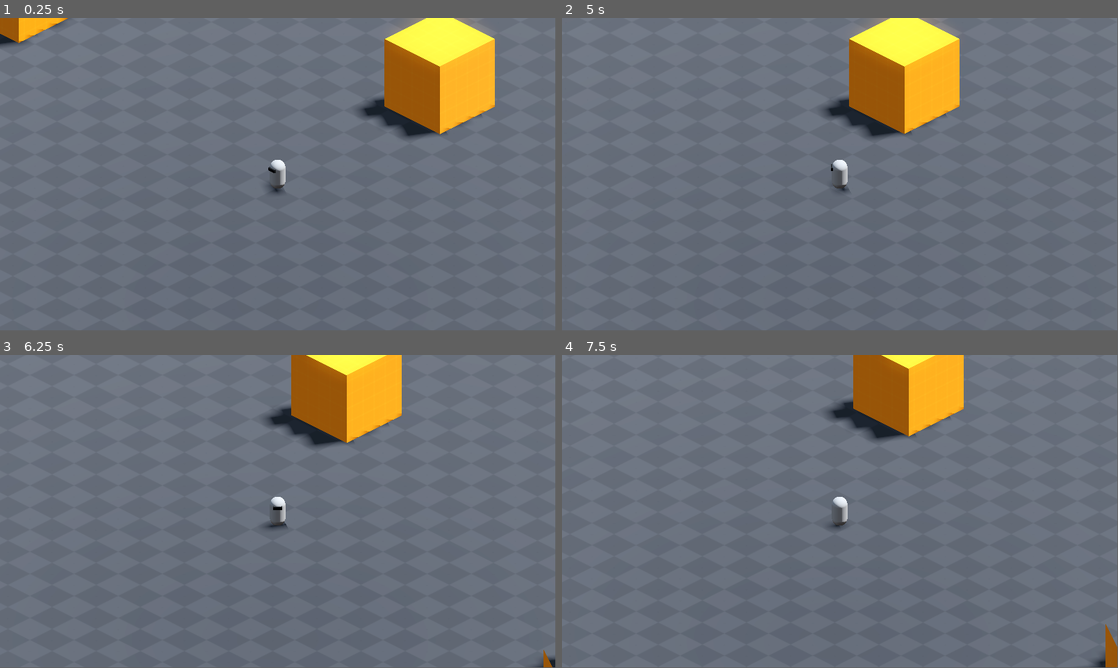
Above: before the commit, frames 1-4 (two rows, left to right).
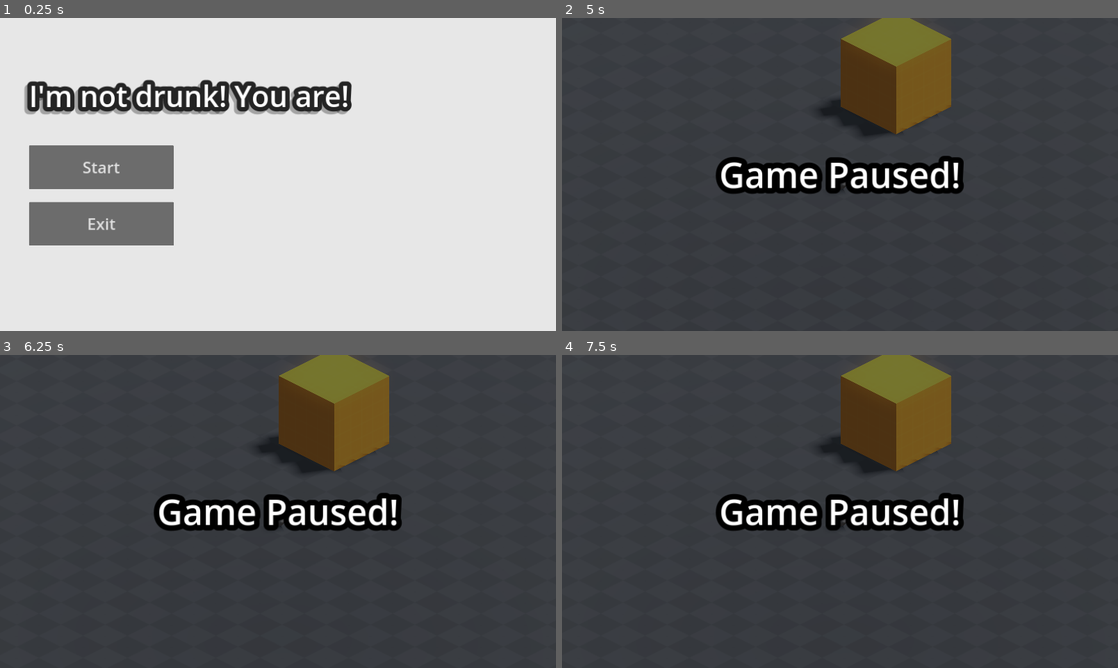
Above: after the commit, the same moments.

Repository: YordanosZt/brackeys-game-jam
Game: Godot game, scene res://UI/main_menu.tscn
The game is run twice, just before and just after one commit, with the same random seed, the same clock (stepped at 60 frames per second) and the same inputs. Before the commit the project starts from res://Scenes/world.tscn.
Inputs (mouse positions are in pixels of both pictures, inside the frame that each line leads up to):
- Up to frame 1 (0.25 s): no input
- Up to frame 2 (5 s): click (662, 168) at 0.5 s, where only the run after the commit has a clickable "Start"; tap Enter at 1.25, 4.25 s; move the mouse to (962, 158) at 1.27 s; hold D (right) 1.28-2 s; tap Backspace at 1.35 s; click (962, 158) at 1.42 s; drag from (728, 190) to (812, 237) at 2.02 s; tap Space at 2.75 s; move the mouse to (895, 105) at 2.77 s; hold D (right) 2.78-3.5 s; tap F at 2.85 s; drag from (812, 237) to (673, 127) at 3.52 s; move the mouse to (1006, 221) at 4.27 s; hold A (left) from 4.28 s (still down); tap Z at 4.35 s; tap Escape (pause) at 4.9 s
- Up to frame 3 (6.25 s): release A (left) at 5 s; drag from (111, 464) to (194, 433) at 5.02 s; tap Space at 5.75 s; move the mouse to (305, 511) at 5.77 s; hold S (down) from 5.78 s (still down); tap Delete at 5.85 s; click (305, 511) at 5.92 s
- Up to frame 4 (7.5 s): release S (down) at 6.5 s; drag from (756, 433) to (728, 527) at 6.52 s; tap Enter at 7.25, 7.35 s; move the mouse to (962, 495) at 7.27 s; hold W (up) from 7.28 s (still down)
In our replay, the window is 799x449 before the commit and 800x450 after it. These sizes can differ from the game's own. Grey fills any space a smaller window leaves; there, only what the larger window draws over its background counts as a difference.

The runs differ from the first frame. In frame 1, 92% of the frame differs, in the area x 0-100%, y 0-100%; in frame 2, 99%; in frame 3, 99%; in frame 4, 99%.

Commit message:
Add main and pause menu

Diff:
--- /dev/null
+++ b/Scenes/level.gd
@@ -0,0 +1,10 @@
+extends Node3D
+
+@onready var pause_menu: PanelContainer = %PauseMenu
+var is_paused: bool = false
+
+func _process(delta: float) -> void:
+	if Input.is_action_just_pressed("pause"):
+		is_paused = !is_paused
+		Engine.time_scale = 0 if is_paused else 1
+		pause_menu.visible = is_paused
--- a/Scenes/world.tscn
+++ b/Scenes/world.tscn
@@ -1,5 +1,6 @@
-[gd_scene load_steps=11 format=3 uid="uid://depptuwko0flo"]
-
+[gd_scene load_steps=15 format=3 uid="uid://depptuwko0flo"]
+
+[ext_resource type="Script" path="res://Scenes/level.gd" id="1_118dv"]
 [ext_resource type="Texture2D" uid="uid://ck5ilcyatnqww" path="res://Assets/Textures/Prototype/Dark/texture_09.png" id="1_vxdwd"]
 [ext_resource type="PackedScene" uid="uid://lucm30hvu5ua" path="res://Entities/Player/player.tscn" id="2_awfes"]
 [ext_resource type="Texture2D" uid="uid://yaffm40y2efa" path="res://Assets/Textures/Prototype/Orange/texture_06.png" id="3_lmven"]
@@ -32,7 +33,69 @@
 [sub_resource type="BoxShape3D" id="BoxShape3D_xmfgn"]
 size = Vector3(5, 5, 5)
 
+[sub_resource type="Animation" id="Animation_23mlw"]
+resource_name = "fadeout"
+length = 0.5
+tracks/0/type = "value"
+tracks/0/imported = false
+tracks/0/enabled = true
+tracks/0/path = NodePath("fadeout:visible")
+tracks/0/interp = 1
+tracks/0/loop_wrap = true
+tracks/0/keys = {
+"times": PackedFloat32Array(0, 0.5),
+"transitions": PackedFloat32Array(1, 1),
+"update": 1,
+"values": [true, false]
+}
+tracks/1/type = "value"
+tracks/1/imported = false
+tracks/1/enabled = true
+tracks/1/path = NodePath("fadeout:color")
+tracks/1/interp = 1
+tracks/1/loop_wrap = true
+tracks/1/keys = {
+"times": PackedFloat32Array(0, 0.5),
+"transitions": PackedFloat32Array(1, 1),
+"update": 0,
+"values": [Color(0.0705882, 0.0705882, 0.0705882, 1), Color(0.0705882, 0.0705882, 0.0705882, 0)]
+}
+
+[sub_resource type="Animation" id="Animation_p6wty"]
+length = 0.001
+tracks/0/type = "value"
+tracks/0/imported = false
+tracks/0/enabled = true
+tracks/0/path = NodePath("fadeout:visible")
+tracks/0/interp = 1
+tracks/0/loop_wrap = true
+tracks/0/keys = {
+"times": PackedFloat32Array(0),
+"transitions": PackedFloat32Array(1),
+"update": 1,
+"values": [false]
+}
+tracks/1/type = "value"
+tracks/1/imported = false
+tracks/1/enabled = true
+tracks/1/path = NodePath("fadeout:color")
+tracks/1/interp = 1
+tracks/1/loop_wrap = true
+tracks/1/keys = {
+"times": PackedFloat32Array(0),
+"transitions": PackedFloat32Array(1),
+"update": 0,
+"values": [Color(0.0705882, 0.0705882, 0.0705882, 0)]
+}
+
+[sub_resource type="AnimationLibrary" id="AnimationLibrary_uiyf0"]
+_data = {
+"RESET": SubResource("Animation_p6wty"),
+"fadeout": SubResource("Animation_23mlw")
+}
+
 [node name="World" type="Node3D"]
+script = ExtResource("1_118dv")
 
 [node name="WorldEnvironment" type="WorldEnvironment" parent="."]
 environment = SubResource("Environment_8tll8")
@@ -104,3 +167,40 @@
 
 [node name="CollisionShape3D" type="CollisionShape3D" parent="Env/Block5/StaticBody3D"]
 shape = SubResource("BoxShape3D_xmfgn")
+
+[node name="HUD" type="CanvasLayer" parent="."]
+
+[node name="fadeout" type="ColorRect" parent="HUD"]
+visible = false
+anchors_preset = 15
+anchor_right = 1.0
+anchor_bottom = 1.0
+grow_horizontal = 2
+grow_vertical = 2
+color = Color(0.0705882, 0.0705882, 0.0705882, 0)
+
+[node name="CanvasAnimationPlayer" type="AnimationPlayer" parent="HUD"]
+unique_name_in_owner = true
+libraries = {
+"": SubResource("AnimationLibrary_uiyf0")
+}
+autoplay = "fadeout"
+
+[node name="PauseMenu" type="PanelContainer" parent="HUD"]
+unique_name_in_owner = true
+visible = false
+anchors_preset = 15
+anchor_right = 1.0
+anchor_bottom = 1.0
+grow_horizontal = 2
+grow_vertical = 2
+
+[node name="CenterContainer" type="CenterContainer" parent="HUD/PauseMenu"]
+layout_mode = 2
+
+[node name="Title" type="Label" parent="HUD/PauseMenu/CenterContainer"]
+layout_mode = 2
+theme_override_colors/font_outline_color = Color(0, 0, 0, 1)
+theme_override_constants/outline_size = 75
+theme_override_font_sizes/font_size = 121
+text = "Game Paused!"
--- /dev/null
+++ b/UI/main_menu.gd
@@ -0,0 +1,18 @@
+extends CanvasLayer
+
+@export var first_scene: PackedScene
+
+@onready var animation_player: AnimationPlayer = %AnimationPlayer
+
+func change_scene() -> void:
+	get_tree().change_scene_to_packed(first_scene)
+
+func _on_start_btn_pressed() -> void:
+	if first_scene:
+		animation_player.play("fadein")
+	else:
+		print("First scene was not assigned!")
+
+
+func _on_exit_btn_pressed() -> void:
+	get_tree().quit()
--- /dev/null
+++ b/UI/main_menu.tscn
@@ -0,0 +1,152 @@
+[gd_scene load_steps=6 format=3 uid="uid://g2csqisbtle1"]
+
+[ext_resource type="Script" path="res://UI/main_menu.gd" id="1_vcljt"]
+[ext_resource type="PackedScene" uid="uid://depptuwko0flo" path="res://Scenes/world.tscn" id="2_3xlyu"]
+
+[sub_resource type="Animation" id="Animation_5l2x7"]
+resource_name = "fadein"
+length = 0.5
+tracks/0/type = "value"
+tracks/0/imported = false
+tracks/0/enabled = true
+tracks/0/path = NodePath("FadeIn:color")
+tracks/0/interp = 1
+tracks/0/loop_wrap = true
+tracks/0/keys = {
+"times": PackedFloat32Array(0, 0.5),
+"transitions": PackedFloat32Array(1, 1),
+"update": 0,
+"values": [Color(0.0705882, 0.0705882, 0.0705882, 0), Color(0.0705882, 0.0705882, 0.0705882, 1)]
+}
+tracks/1/type = "method"
+tracks/1/imported = false
+tracks/1/enabled = true
+tracks/1/path = NodePath(".")
+tracks/1/interp = 1
+tracks/1/loop_wrap = true
+tracks/1/keys = {
+"times": PackedFloat32Array(0.5, 1),
+"transitions": PackedFloat32Array(1, 1),
+"values": [{
+"args": [],
+"method": &"change_scene"
+}, {
+"args": [],
+"method": &"change_scene"
+}]
+}
+tracks/2/type = "value"
+tracks/2/imported = false
+tracks/2/enabled = true
+tracks/2/path = NodePath("FadeIn:visible")
+tracks/2/interp = 1
+tracks/2/loop_wrap = true
+tracks/2/keys = {
+"times": PackedFloat32Array(0),
+"transitions": PackedFloat32Array(1),
+"update": 1,
+"values": [true]
+}
+
+[sub_resource type="Animation" id="Animation_b1mfb"]
+length = 0.001
+tracks/0/type = "value"
+tracks/0/imported = false
+tracks/0/enabled = true
+tracks/0/path = NodePath("FadeIn:color")
+tracks/0/interp = 1
+tracks/0/loop_wrap = true
+tracks/0/keys = {
+"times": PackedFloat32Array(0),
+"transitions": PackedFloat32Array(1),
+"update": 0,
+"values": [Color(0.0705882, 0.0705882, 0.0705882, 0)]
+}
+tracks/1/type = "value"
+tracks/1/imported = false
+tracks/1/enabled = true
+tracks/1/path = NodePath("FadeIn:visible")
+tracks/1/interp = 1
+tracks/1/loop_wrap = true
+tracks/1/keys = {
+"times": PackedFloat32Array(0),
+"transitions": PackedFloat32Array(1),
+"update": 1,
+"values": [false]
+}
+
+[sub_resource type="AnimationLibrary" id="AnimationLibrary_q6e64"]
+_data = {
+"RESET": SubResource("Animation_b1mfb"),
+"fadein": SubResource("Animation_5l2x7")
+}
+
+[node name="MainMenu" type="CanvasLayer"]
+script = ExtResource("1_vcljt")
+first_scene = ExtResource("2_3xlyu")
+
+[node name="BackgroundColor" type="ColorRect" parent="."]
+anchors_preset = 15
+anchor_right = 1.0
+anchor_bottom = 1.0
+grow_horizontal = 2
+grow_vertical = 2
+color = Color(0.906493, 0.906493, 0.906493, 1)
+
+[node name="MarginContainer" type="MarginContainer" parent="."]
+offset_right = 40.0
+offset_bottom = 40.0
+theme_override_constants/margin_left = 100
+theme_override_constants/margin_top = 200
+
+[node name="VBoxContainer" type="VBoxContainer" parent="MarginContainer"]
+layout_mode = 2
+theme_override_constants/separation = 100
+
+[node name="Title" type="Label" parent="MarginContainer/VBoxContainer"]
+layout_mode = 2
+theme_override_colors/font_color = Color(1, 1, 1, 1)
+theme_override_colors/font_shadow_color = Color(0, 0, 0, 0.294118)
+theme_override_colors/font_outline_color = Color(0.140447, 0.140447, 0.140447, 1)
+theme_override_constants/shadow_offset_x = -10
+theme_override_constants/shadow_offset_y = 10
+theme_override_constants/outline_size = 60
+theme_override_constants/shadow_outline_size = 60
+theme_override_font_sizes/font_size = 100
+text = "I'm not drunk! You are!"
+
+[node name="Buttons" type="VBoxContainer" parent="MarginContainer/VBoxContainer"]
+layout_mode = 2
+size_flags_horizontal = 0
+theme_override_constants/separation = 45
+
+[node name="StartBtn" type="Button" parent="MarginContainer/VBoxContainer/Buttons"]
+custom_minimum_size = Vector2(500, 150)
+layout_mode = 2
+theme_override_font_sizes/font_size = 55
+text = "Start"
+
+[node name="ExitBtn" type="Button" parent="MarginContainer/VBoxContainer/Buttons"]
+custom_minimum_size = Vector2(500, 150)
+layout_mode = 2
+theme_override_font_sizes/font_size = 55
+text = "Exit
+"
+
+[node name="FadeIn" type="ColorRect" parent="."]
+visible = false
+anchors_preset = 15
+anchor_right = 1.0
+anchor_bottom = 1.0
+grow_horizontal = 2
+grow_vertical = 2
+color = Color(0.0705882, 0.0705882, 0.0705882, 0)
+
+[node name="AnimationPlayer" type="AnimationPlayer" parent="."]
+unique_name_in_owner = true
+libraries = {
+"": SubResource("AnimationLibrary_q6e64")
+}
+
+[connection signal="pressed" from="MarginContainer/VBoxContainer/Buttons/StartBtn" to="." method="_on_start_btn_pressed"]
+[connection signal="pressed" from="MarginContainer/VBoxContainer/Buttons/ExitBtn" to="." method="_on_exit_btn_pressed"]
--- a/project.godot
+++ b/project.godot
@@ -11,9 +11,16 @@
 [application]
 
 config/name="Brackeys Game Jam"
-run/main_scene="res://Scenes/world.tscn"
+run/main_scene="res://UI/main_menu.tscn"
 config/features=PackedStringArray("4.3", "Forward Plus")
 config/icon="res://icon.svg"
+
+[display]
+
+window/size/viewport_width=1920
+window/size/viewport_height=1080
+window/stretch/mode="canvas_items"
+window/stretch/aspect="expand"
 
 [editor_plugins]
 
